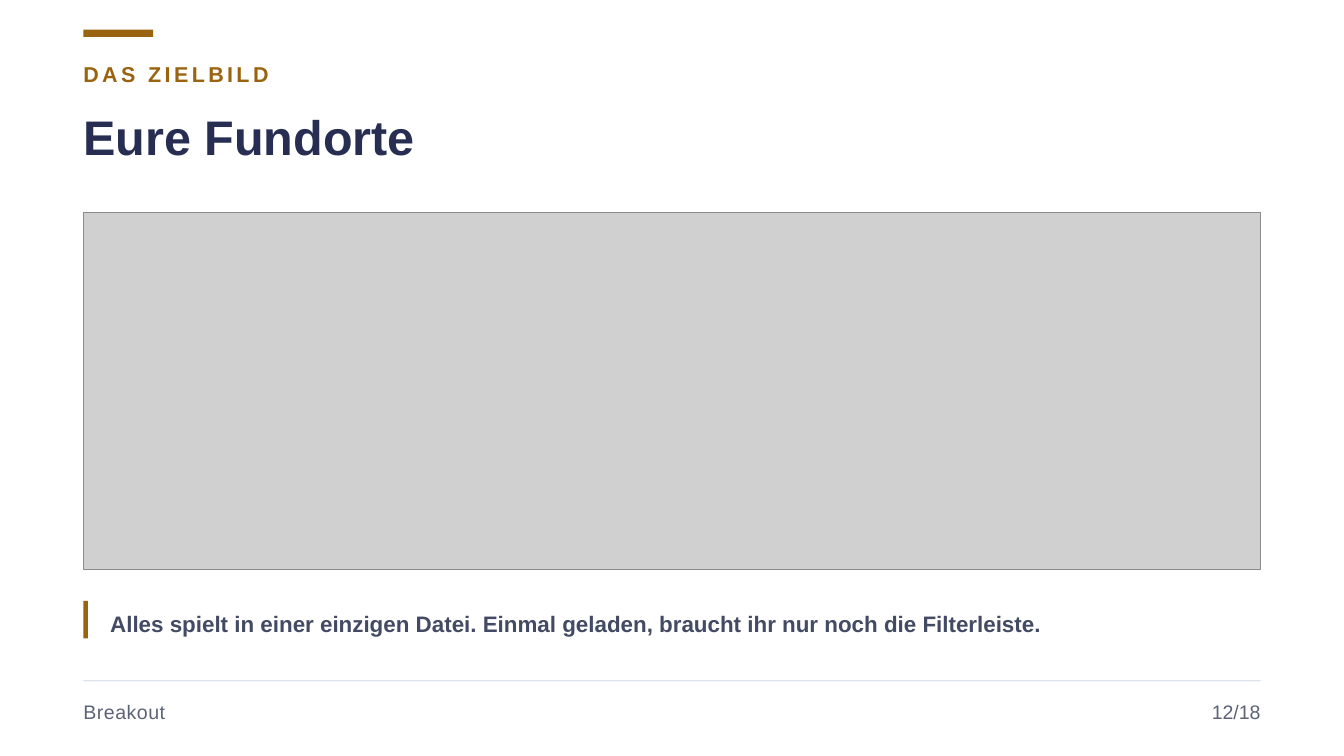
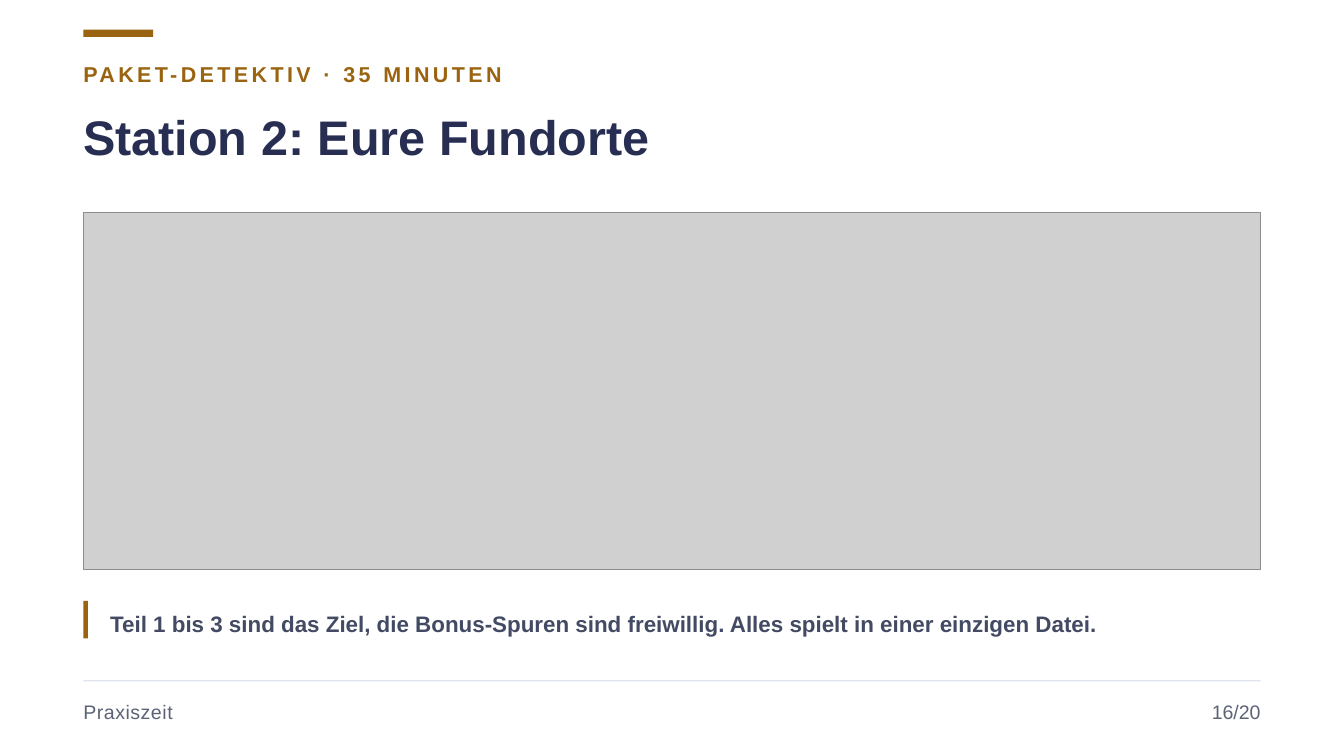
Before and after one commit to JacobMenge/kurs-unterlagen, a slide deck: slide 20 of folien/09-industrie-iot.pptx (slide 15 before the commit). Drawn at 1344x756 pixels with LibreOffice and Linux fonts; fonts in the diff are those of the drawing; grey boxes stand for pictures. Boxes give left, top, right and bottom in pixels: in the first picture for what was removed or moved away, otherwise in the second. Text is boxed around its words. In the diff, an @@ line names an element or a change of style, - is before the commit and + after.

```diff
--- a/folien/09-industrie-iot.pptx
+++ b/folien/09-industrie-iot.pptx
@@ text at (83,67,268,83): text changed @@
-DAS ZIELBILD
+PAKET-DETEKTIV · 35 MINUTEN
@@ text at (83,120,649,156): text changed @@
-Eure Fundorte
+Station 2: Eure Fundorte
@@ text at (110,615,1096,637): text changed @@
-Alles spielt in einer einzigen Datei. Einmal geladen, braucht ihr nur noch die Filterleiste.
+Teil 1 bis 3 sind das Ziel, die Bonus-Spuren sind freiwillig. Alles spielt in einer einzigen Datei.
@@ text at (83,705,172,719): text changed @@
-Breakout
+Praxiszeit
@@ text at (1212,705,1261,719): text changed @@
-12/18
+16/20
```
Also in this commit, not shown: 19 other slides changed, 4 slides added, 1 slide removed, 7 other files.
